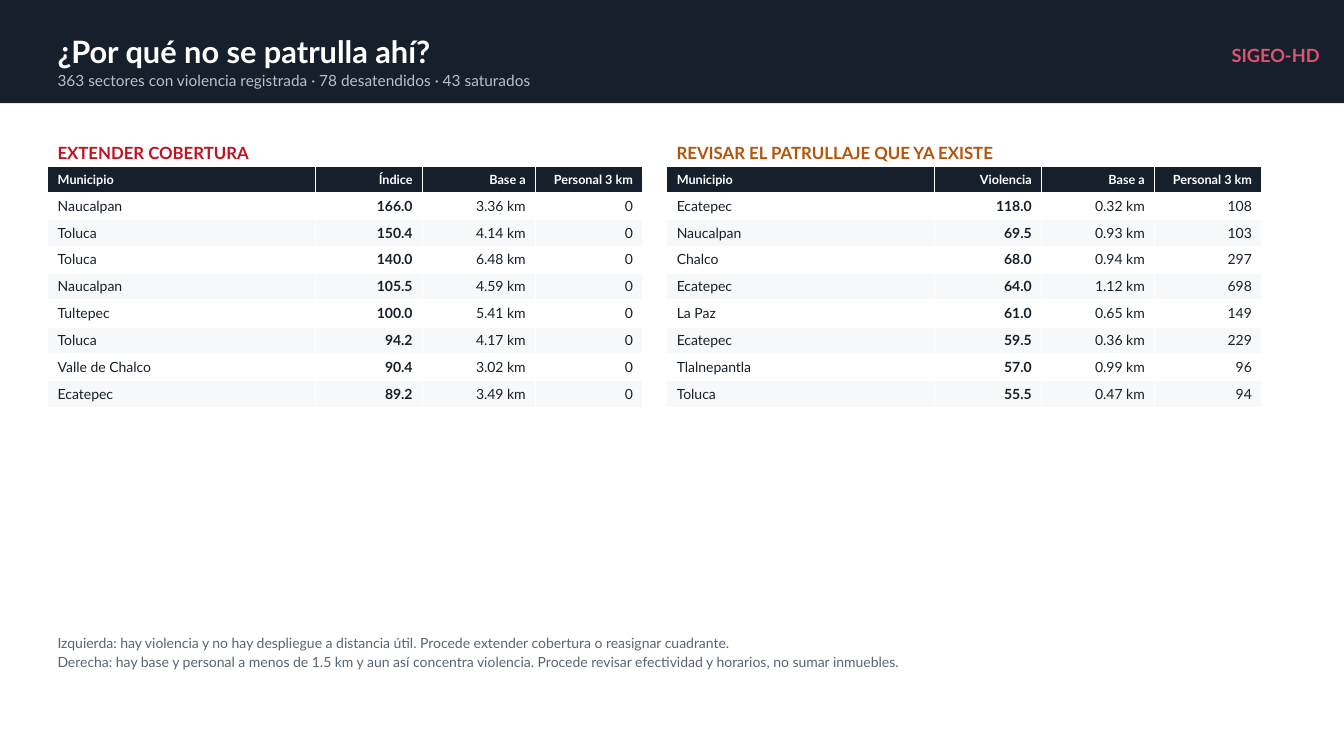
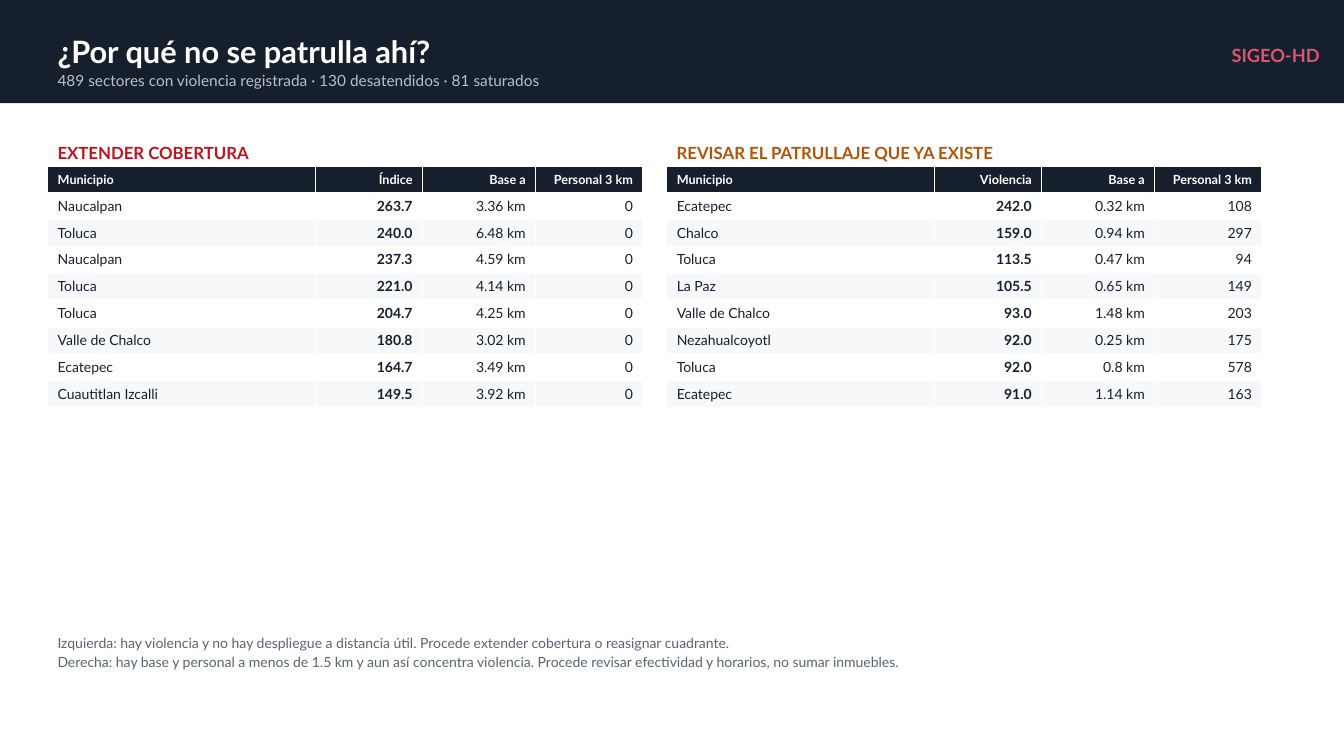
Before and after one commit to sthef0117-ui/sigeo-hd-dgspyt, a slide deck: slide 4 of presentacion/SIGEO-HD_Reunion_Mandos.pptx. Drawn at 1344x756 pixels with LibreOffice and Linux fonts; fonts in the diff are those of the drawing. Boxes give left, top, right and bottom in pixels: in the first picture for what was removed or moved away, otherwise in the second. Text is boxed around its words. In the diff, an @@ line names an element or a change of style, - is before the commit and + after.

```diff
--- a/presentacion/SIGEO-HD_Reunion_Mandos.pptx
+++ b/presentacion/SIGEO-HD_Reunion_Mandos.pptx
@@ text at [58, 74, 540, 89]: text changed @@
-363 sectores con violencia registrada · 78 desatendidos · 43 saturados
+489 sectores con violencia registrada · 130 desatendidos · 81 saturados
@@ table at [47, 166, 642, 403] @@
-row 2, column 2: 166.0
+row 2, column 2: 263.7
-row 3, column 2: 150.4
+row 3, column 2: 240.0
-row 3, column 3: 4.14 km
+row 3, column 3: 6.48 km
-row 4: Toluca | 140.0 | 6.48 km | 0
+row 4: Naucalpan | 237.3 | 4.59 km | 0
-row 5: Naucalpan | 105.5 | 4.59 km | 0
+row 5: Toluca | 221.0 | 4.14 km | 0
-row 6: Tultepec | 100.0 | 5.41 km | 0
+row 6: Toluca | 204.7 | 4.25 km | 0
-row 7: Toluca | 94.2 | 4.17 km | 0
+row 7: Valle de Chalco | 180.8 | 3.02 km | 0
-row 8: Valle de Chalco | 90.4 | 3.02 km | 0
+row 8: Ecatepec | 164.7 | 3.49 km | 0
-row 9: Ecatepec | 89.2 | 3.49 km | 0
+row 9: Cuautitlan Izcalli | 149.5 | 3.92 km | 0
@@ table at [666, 166, 1261, 406] @@
-row 2, column 2: 118.0
+row 2, column 2: 242.0
-row 3: Naucalpan | 69.5 | 0.93 km | 103
+row 3: Chalco | 159.0 | 0.94 km | 297
-row 4: Chalco | 68.0 | 0.94 km | 297
+row 4: Toluca | 113.5 | 0.47 km | 94
-row 5: Ecatepec | 64.0 | 1.12 km | 698
+row 5: La Paz | 105.5 | 0.65 km | 149
-row 6: La Paz | 61.0 | 0.65 km | 149
+row 6: Valle de Chalco | 93.0 | 1.48 km | 203
-row 7: Ecatepec | 59.5 | 0.36 km | 229
+row 7: Nezahualcoyotl | 92.0 | 0.25 km | 175
-row 8: Tlalnepantla | 57.0 | 0.99 km | 96
+row 8: Toluca | 92.0 | 0.8 km | 578
-row 9: Toluca | 55.5 | 0.47 km | 94
+row 9: Ecatepec | 91.0 | 1.14 km | 163
```
Also in this commit, not shown: 5 other slides changed, 21 other files.
